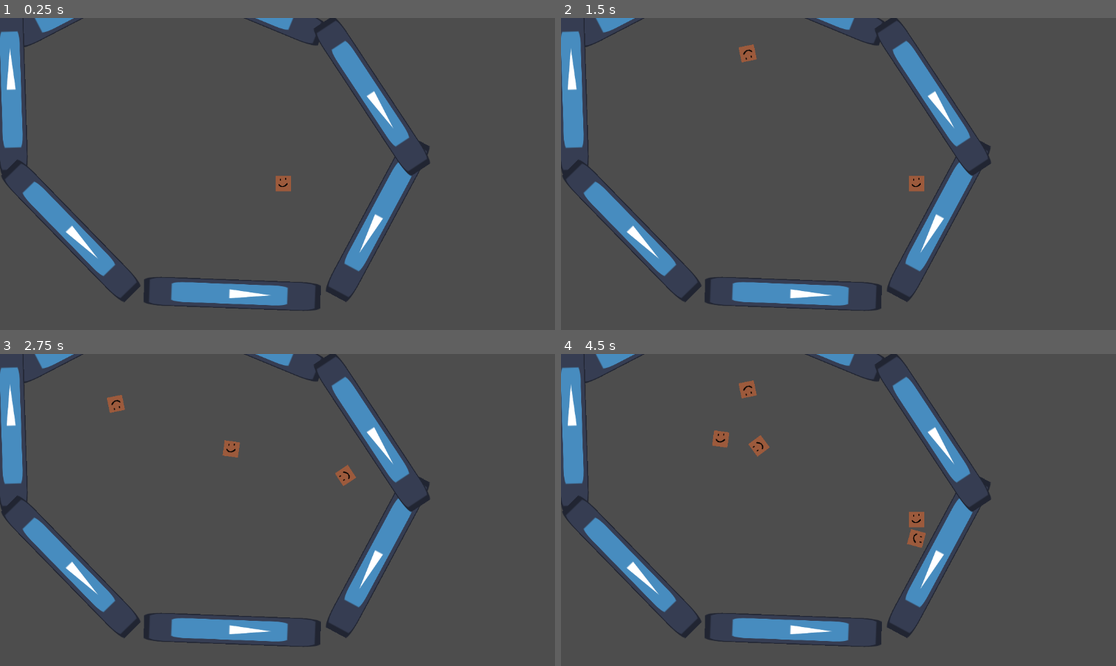
Above: before the commit, frames 1-4 (two rows, left to right).
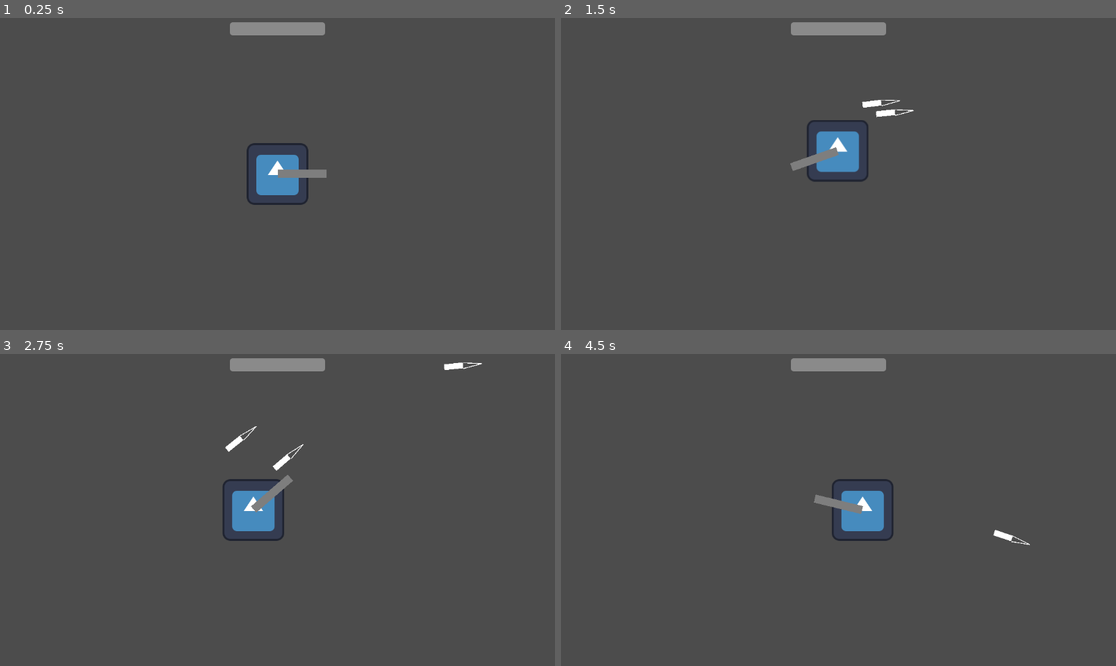
Above: after the commit, the same moments.

Repository: Schoondaddy/Projectile-Testing
Game: Godot game, scene res://world.tscn
The game is run twice, just before and just after one commit, with the same random seed, the same clock (stepped at 60 frames per second) and the same inputs. Before the commit the project starts from res://test_range.tscn. The engine's default icon, where the game draws it, is replaced by a stand-in: a white triangle on a blue panel in a dark square.
Inputs (mouse positions are in pixels of both pictures, inside the frame that each line leads up to):
- Up to frame 1 (0.25 s): no input
- Up to frame 2 (1.5 s): move the mouse to (960, 158) at 0.52 s; press the mouse at (960, 158) at 0.53 s; hold Right (ui_right) 0.53-1.28 s; move the mouse to (727, 189) at 1.27 s; release the mouse at (727, 189) at 1.28 s; hold Down (ui_down) from 1.28 s (still down); click (727, 189) at 1.35 s
- Up to frame 3 (2.75 s): move the mouse to (333, 441) at 2.02 s; release Down (ui_down) at 2.03 s; press the mouse at (333, 441) at 2.03 s; hold Right (ui_right) from 2.03 s (still down)
- Up to frame 4 (4.5 s): move the mouse to (810, 572) at 2.77 s; release Right (ui_right) at 2.78 s; release the mouse at (810, 572) at 2.78 s; hold Up (ui_up) 2.78-3.53 s; click (810, 572) at 2.85 s; move the mouse to (1005, 556) at 3.52 s; press the mouse at (1005, 556) at 3.53 s; hold Left (ui_left) from 3.53 s (still down); move the mouse to (672, 463) at 4.27 s; release the mouse at (672, 463) at 4.28 s; click (672, 463) at 4.35 s

The runs differ from the first frame. In frame 1, 11% of the frame differs, in the area x 0-78%, y 0-94%; in frame 2, 11%; in frame 3, 11%; in frame 4, 12%, in the area x 0-85%, y 0-94%.

Commit message:
Started work on bullet hell game

Diff:
--- /dev/null
+++ b/Bouncing projectile test/PathfindingEnemy.gd
@@ -0,0 +1,16 @@
+extends CharacterBody2D
+
+
+const SPEED = 300.0
+const accel = 7
+
+@onready var navigator = $"Navigator"
+
+func _physics_process(delta):
+	navigator.target_position = get_global_mouse_position()
+
+	var direction : Vector2
+	direction = (navigator.get_next_path_position() - global_position).normalized()
+	velocity = lerp(velocity, direction * SPEED, accel * delta)
+
+	move_and_slide()
--- /dev/null
+++ b/Bouncing projectile test/Player.gd
@@ -0,0 +1,48 @@
+extends CharacterBody2D
+
+
+const SPEED = 300.0
+const JUMP_VELOCITY = -400.0
+
+@onready var camera = $"Camera2D"
+@onready var healthbar_path = $"Camera2D/Health"
+@onready var gun = $"Gun"
+
+var health = 100.0
+
+
+func _ready():
+	pass
+
+func _physics_process(delta):
+	var Xdirection = Input.get_axis("ui_left", "ui_right")
+	var Ydirection = Input.get_axis("ui_up", "ui_down")
+
+	if Xdirection && Ydirection:
+		velocity = Vector2(Xdirection * sqrt(.5) * SPEED, Ydirection * sqrt(.5) * SPEED)
+
+	else:
+		velocity.x = Xdirection * SPEED
+		velocity.y = Ydirection * SPEED
+
+	if Input.is_action_pressed("left_click"):
+		gun.shoot_handler()
+
+
+	camera_offset(Xdirection, Ydirection)
+	move_and_slide()
+
+func update_health(amount):
+	health += amount
+	if health > 100:
+		health = 100
+	elif health < 0:
+		health = 0
+		die()
+	healthbar_path.value = health
+
+func camera_offset(x, y):
+	camera.position = lerp(Vector2(50 * x, 50 * y), camera.position, .75)
+
+func die():
+	queue_free()
--- a/Bouncing projectile test/Turret.gd
+++ /dev/null
@@ -1,19 +0,0 @@
-extends Node2D
-var bulletPath = preload("res://turret_bullet.tscn")
-var rocketPath = preload("res://turret_rocket.tscn")
-var can_fire : bool = true
-
-func _ready():
-	pass
-
-
-func _process(delta):
-	if can_fire:
-		fire_bullet()
-
-func fire_bullet():
-	can_fire = false
-	var bullet = bulletPath.instantiate()
-	add_child(bullet)
-	await get_tree().create_timer(1).timeout
-	can_fire = true
--- /dev/null
+++ b/Bouncing projectile test/gun.gd
@@ -0,0 +1,32 @@
+extends Node2D
+
+const fire_cooldown = .5
+
+@onready var BulletSpawn = $BulletSpawnPos
+
+var bulletPath = preload("res://turret_bullet.tscn")
+var rocketPath = preload("res://turret_rocket.tscn")
+var can_fire : bool = true
+
+
+func _ready():
+	pass
+
+
+func _process(delta):
+	print(global_position)
+	look_at(get_global_mouse_position())
+
+func shoot_handler():
+	if can_fire:
+		can_fire = false
+		fire_bullet()
+		await get_tree().create_timer(fire_cooldown).timeout
+		can_fire = true
+
+func fire_bullet():
+	var mousePos = get_global_mouse_position()
+	var bullet = rocketPath.instantiate()
+	add_child(bullet)
+	bullet.global_position = BulletSpawn.global_position
+	bullet.rotation = atan2(mousePos.y - global_position.y, mousePos.x - global_position.x)
--- /dev/null
+++ b/Bouncing projectile test/gun.tscn
@@ -0,0 +1,16 @@
+[gd_scene load_steps=2 format=3 uid="uid://co5trwkqu3pxs"]
+
+[ext_resource type="Script" path="res://gun.gd" id="1_yxwlb"]
+
+[node name="Gun" type="Node2D"]
+script = ExtResource("1_yxwlb")
+
+[node name="ColorRect" type="ColorRect" parent="."]
+offset_left = 1.0
+offset_top = -9.0
+offset_right = 102.0
+offset_bottom = 8.0
+color = Color(0.498039, 0.498039, 0.498039, 1)
+
+[node name="BulletSpawnPos" type="Node2D" parent="."]
+position = Vector2(106, 0)
--- /dev/null
+++ b/Bouncing projectile test/pathfinder_place.tscn
@@ -0,0 +1,19 @@
+[gd_scene load_steps=3 format=3 uid="uid://cxukqdb2fwkoi"]
+
+[ext_resource type="PackedScene" uid="uid://n6cd8re0bo68" path="res://pathfinding_enemy.tscn" id="1_3gf3f"]
+
+[sub_resource type="NavigationPolygon" id="NavigationPolygon_cp2j1"]
+vertices = PackedVector2Array(696, 58, 694, 510, 632, 438, 632, 136, 237, 510, 286, 436, 237, 58, 286, 136)
+polygons = Array[PackedInt32Array]([PackedInt32Array(0, 1, 2, 3), PackedInt32Array(2, 1, 4, 5), PackedInt32Array(5, 4, 6, 7), PackedInt32Array(6, 0, 3, 7)])
+outlines = Array[PackedVector2Array]([PackedVector2Array(296, 146, 455, 146, 622, 146, 622, 428, 296, 426), PackedVector2Array(227, 48, 227, 520, 704, 520, 701, 48)])
+source_geometry_group_name = &"navigation_polygon_source_group"
+
+[node name="PathfinderPlace" type="Node2D"]
+metadata/_edit_lock_ = true
+
+[node name="NavigationRegion2D" type="NavigationRegion2D" parent="."]
+position = Vector2(142, 252)
+navigation_polygon = SubResource("NavigationPolygon_cp2j1")
+
+[node name="PathfindingEnemy" parent="." instance=ExtResource("1_3gf3f")]
+position = Vector2(136, 14)
--- /dev/null
+++ b/Bouncing projectile test/pathfinding_enemy.tscn
@@ -0,0 +1,12 @@
+[gd_scene load_steps=3 format=3 uid="uid://n6cd8re0bo68"]
+
+[ext_resource type="Script" path="res://PathfindingEnemy.gd" id="1_vsgfu"]
+[ext_resource type="Texture2D" uid="uid://davdhw73vebbc" path="res://Jimmy.png" id="2_bhiir"]
+
+[node name="PathfindingEnemy" type="CharacterBody2D"]
+script = ExtResource("1_vsgfu")
+
+[node name="Navigator" type="NavigationAgent2D" parent="."]
+
+[node name="Sprite2D" type="Sprite2D" parent="."]
+texture = ExtResource("2_bhiir")
--- /dev/null
+++ b/Bouncing projectile test/player.tscn
@@ -0,0 +1,23 @@
+[gd_scene load_steps=4 format=3 uid="uid://c1337pd56g40j"]
+
+[ext_resource type="Script" path="res://Player.gd" id="1_fw5f6"]
+[ext_resource type="Texture2D" uid="uid://jbxhsuv55lab" path="res://icon.svg" id="2_xxnr5"]
+[ext_resource type="PackedScene" uid="uid://co5trwkqu3pxs" path="res://gun.tscn" id="3_2tkng"]
+
+[node name="Player" type="CharacterBody2D"]
+script = ExtResource("1_fw5f6")
+
+[node name="Sprite2D" type="Sprite2D" parent="."]
+texture = ExtResource("2_xxnr5")
+
+[node name="Camera2D" type="Camera2D" parent="."]
+
+[node name="Health" type="ProgressBar" parent="Camera2D"]
+offset_left = -99.0
+offset_top = -315.0
+offset_right = 99.0
+offset_bottom = -288.0
+value = 100.0
+show_percentage = false
+
+[node name="Gun" parent="." instance=ExtResource("3_2tkng")]
--- a/Bouncing projectile test/project.godot
+++ b/Bouncing projectile test/project.godot
@@ -11,11 +11,19 @@
 [application]
 
 config/name="Bouncing projectile test"
-run/main_scene="res://test_range.tscn"
+run/main_scene="res://world.tscn"
 config/features=PackedStringArray("4.2", "GL Compatibility")
 config/icon="res://icon.svg"
 
+[input]
+
+left_click={
+"deadzone": 0.5,
+"events": [Object(InputEventMouseButton,"resource_local_to_scene":false,"resource_name":"","device":-1,"window_id":0,"alt_pressed":false,"shift_pressed":false,"ctrl_pressed":false,"meta_pressed":false,"button_mask":1,"position":Vector2(79, 9),"global_position":Vector2(83, 50),"factor":1.0,"button_index":1,"canceled":false,"pressed":true,"double_click":false,"script":null)
+]
+}
+
 [rendering]
 
-renderer/rendering_method="gl_compatibility"
 renderer/rendering_method.mobile="gl_compatibility"
+viewport/hdr_2d=true
--- a/Bouncing projectile test/rocket_range.tscn
+++ b/Bouncing projectile test/rocket_range.tscn
@@ -1,6 +1,6 @@
 [gd_scene load_steps=2 format=3 uid="uid://bx862vt3h2qe1"]
 
-[ext_resource type="PackedScene" uid="uid://co5trwkqu3pxs" path="res://turret.tscn" id="1_otcbk"]
+[ext_resource type="PackedScene" uid="uid://co5trwkqu3pxs" path="res://gun.tscn" id="1_otcbk"]
 
 [node name="rocket range" type="Node2D"]
 
--- a/Bouncing projectile test/test_range.tscn
+++ b/Bouncing projectile test/test_range.tscn
@@ -1,6 +1,6 @@
 [gd_scene load_steps=4 format=3 uid="uid://crraiqaqv216u"]
 
-[ext_resource type="PackedScene" uid="uid://co5trwkqu3pxs" path="res://turret.tscn" id="1_lwveh"]
+[ext_resource type="PackedScene" uid="uid://co5trwkqu3pxs" path="res://gun.tscn" id="1_lwveh"]
 [ext_resource type="Texture2D" uid="uid://jbxhsuv55lab" path="res://icon.svg" id="2_83fl0"]
 
 [sub_resource type="RectangleShape2D" id="RectangleShape2D_2ncr3"]
--- a/Bouncing projectile test/turret.tscn
+++ /dev/null
@@ -1,6 +0,0 @@
-[gd_scene load_steps=2 format=3 uid="uid://co5trwkqu3pxs"]
-
-[ext_resource type="Script" path="res://Turret.gd" id="1_t2o46"]
-
-[node name="Turret" type="Node2D"]
-script = ExtResource("1_t2o46")
--- a/Bouncing projectile test/turret_bullet.gd
+++ b/Bouncing projectile test/turret_bullet.gd
@@ -2,12 +2,14 @@
 
 
 const SPEED = 600.0
+const max_bounces = 5
 
 var velociter : Vector2
+var bounces = 0
 @onready var raycast = get_node("BounceDetector")
 
 func _ready():
-	pass
+	set_as_top_level(true)
 
 
 
@@ -20,6 +22,7 @@
 		bounce()
 
 func bounce():
+	bounces += 1
 	var surface_normal = raycast.get_collision_normal()
 	var surface_right_angle = rad_to_deg(atan2(surface_normal.y, surface_normal.x))
 	var new_angle = 2 * surface_right_angle - rad_to_deg(rotation) - 180
--- a/Bouncing projectile test/turret_rocket.gd
+++ b/Bouncing projectile test/turret_rocket.gd
@@ -2,20 +2,24 @@
 
 
 
-const MAX_SPEED = 1000.0
-const rocket_acceleration = .015
+const MAX_SPEED = 2000.0
+const rocket_acceleration : float = .005
 
 
 var accelerating : bool = false
 var velociter : Vector2
-var SPEED = 75.0
+var SPEED : float = 500.0
 
 func _ready():
-	await get_tree().create_timer(.5).timeout
+	set_as_top_level(true)
+	await get_tree().create_timer(.1).timeout
+	SPEED = 75.0
+	await get_tree().create_timer(.25).timeout
 	accelerating = true
 
 
 func _physics_process(delta):
+	print(SPEED)
 	if accelerating:
 		SPEED = lerp(SPEED, MAX_SPEED, rocket_acceleration)
 	var forward_global_x = transform[0]
@@ -29,8 +33,10 @@
 	accelerating = false
 	SPEED = 0
 	for child in get_children():
-		if child.name != "ExplosionParticles":
+		if child.name != "ExplosionParticles" && child.name != "SmokeParticles":
 			child.queue_free()
 	get_node("ExplosionParticles").emitting = 1
+	await get_tree().create_timer(.25).timeout
+	get_node("SmokeParticles").emitting = 1
 	await get_tree().create_timer(3).timeout
 	queue_free()
--- a/Bouncing projectile test/turret_rocket.tscn
+++ b/Bouncing projectile test/turret_rocket.tscn
@@ -9,9 +9,18 @@
 point_count = 2
 
 [sub_resource type="Gradient" id="Gradient_eaekx"]
-offsets = PackedFloat32Array(0.02, 0.166667, 0.326667, 0.533333, 0.686667)
-colors = PackedColorArray(1, 1, 0, 1, 1, 0.392157, 0, 1, 1, 0, 0, 1, 0.396078, 0.415686, 0.941176, 1, 0, 0, 1, 1)
+offsets = PackedFloat32Array(0.02, 0.166667, 0.326667, 0.666667)
+colors = PackedColorArray(1, 1, 0, 1, 1, 0.392157, 0, 1, 1, 0, 0, 1, 0.197937, 0.197937, 0.197937, 1)
 metadata/_snap_count = 2
+
+[sub_resource type="Curve" id="Curve_qgey3"]
+max_value = 5.0
+_data = [Vector2(0, 5), 0.0, 0.0, 0, 0, Vector2(1, 0), 0.0, 0.0, 0, 0]
+point_count = 2
+
+[sub_resource type="Gradient" id="Gradient_c553x"]
+offsets = PackedFloat32Array(0, 0.793333, 1)
+colors = PackedColorArray(0.154876, 0.154876, 0.154876, 1, 0.412152, 0.412152, 0.412152, 1, 1, 1, 1, 1)
 
 [node name="turret_rocket" type="CharacterBody2D"]
 scale = Vector2(3, 3)
@@ -60,15 +69,33 @@
 
 [node name="ExplosionParticles" type="CPUParticles2D" parent="."]
 emitting = false
-amount = 300
+amount = 3000
+lifetime = 0.5
 one_shot = true
-speed_scale = 0.5
-explosiveness = 0.9
+explosiveness = 0.8
 spread = 180.0
 gravity = Vector2(0, 0)
 initial_velocity_min = 50.0
-initial_velocity_max = 100.0
+initial_velocity_max = 150.0
 scale_amount_curve = SubResource("Curve_vl23k")
 color_ramp = SubResource("Gradient_eaekx")
 
+[node name="SmokeParticles" type="CPUParticles2D" parent="."]
+emitting = false
+amount = 300
+one_shot = true
+speed_scale = 3.0
+explosiveness = 0.5
+emission_shape = 1
+emission_sphere_radius = 50.0
+direction = Vector2(0, -1)
+spread = 160.0
+gravity = Vector2(0, -100)
+initial_velocity_min = 10.0
+initial_velocity_max = 20.0
+angular_velocity_min = -720.0
+angular_velocity_max = 720.0
+scale_amount_curve = SubResource("Curve_qgey3")
+color_ramp = SubResource("Gradient_c553x")
+
 [connection signal="body_entered" from="Area2D" to="." method="_on_area_2d_body_entered"]
--- /dev/null
+++ b/Bouncing projectile test/world.tscn
@@ -0,0 +1,17 @@
+[gd_scene load_steps=3 format=3 uid="uid://cj3qiugks4r0a"]
+
+[ext_resource type="PackedScene" uid="uid://c1337pd56g40j" path="res://player.tscn" id="1_0audx"]
+
+[sub_resource type="NavigationPolygon" id="NavigationPolygon_7rjii"]
+vertices = PackedVector2Array(128, -1, 454, -1, 409, 42, 234, 50, 454, 230, 377, 166, 128, 230, 217, 168)
+polygons = Array[PackedInt32Array]([PackedInt32Array(0, 1, 2, 3), PackedInt32Array(2, 1, 4, 5), PackedInt32Array(5, 4, 6, 7), PackedInt32Array(7, 6, 0, 3)])
+outlines = Array[PackedVector2Array]([PackedVector2Array(118, -11, 464, -11, 464, 240, 118, 240), PackedVector2Array(243, 60, 229, 158, 369, 156, 396, 53)])
+source_geometry_group_name = &"navigation_polygon_source_group"
+
+[node name="World" type="Node2D"]
+
+[node name="Player" parent="." instance=ExtResource("1_0audx")]
+position = Vector2(412, 167)
+
+[node name="NavigationRegion2D" type="NavigationRegion2D" parent="."]
+navigation_polygon = SubResource("NavigationPolygon_7rjii")
Not shown: 1 places in Bouncing projectile test/turret_rocket.tscn that only renumber resources
